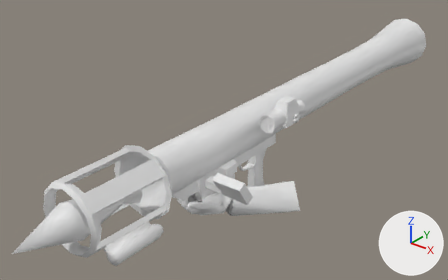
Before and after pictures for a commit that changed the Blender file models/BlenderFiles/SD_v_RPG.blend.
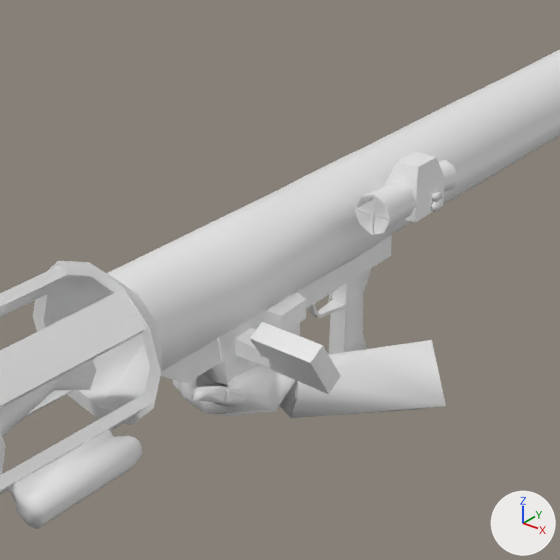
Each version appears first whole from a camera (50 mm lens) standing at (30.6, -56.4, 87.2) and looking at (-10.9, -4.5, 55.1), and next in a close-up on the part from 22% to 78% of the width and 10% to 100% of the height. Lighting does not change. The marker at lower right points along +X, +Y and +Z. Materials are left out; every surface is plain grey.

The scene before the commit, as lines of its bpy script (objects in view):
```python
ob_v_rpg_blowpipe = bpy.data.objects.new('v_rpg_blowpipe', me_v_rpg_blowpipe)
ob_v_rpg_blowpipe.location = (0.0, 0.0, 0.0)
ob_v_rpg_rpg_hand = bpy.data.objects.new('v_rpg_rpg_hand', me_v_rpg_rpg_hand)
ob_v_rpg_rpg_hand.location = (0.0, 0.0, 0.0)
ob_v_rpg_rpg_rocket = bpy.data.objects.new('v_rpg_rpg_rocket', me_v_rpg_rpg_rocket)
ob_v_rpg_rpg_rocket.location = (0.0, 0.0, 0.0)
```
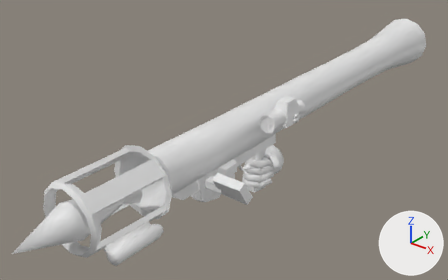
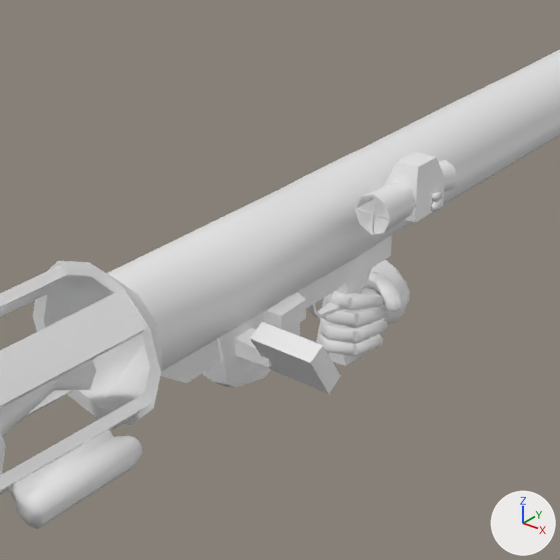
What differs and where, as boxes [x1, y1, x2, y2] in the close-ups (560 x 560 px):
'v_rpg_rpg_hand', mesh rescaled (not visible afterwards)
    before: [172, 340, 446, 418]
part 2 of me_v_rpg_blowpipe, added
    after: [316, 272, 402, 356]
part 3 of me_v_rpg_blowpipe, added
    after: [370, 260, 409, 324]

Edits to the bpy script that builds the scene:
```text
Change me_v_rpg_rpg_hand:
    where me_v_rpg_rpg_hand.from_pydata(...)  # 140 vertices, 269 faces; spans x -9.25..1.61, y -17.57..-5.0, z 49.56..55.61
    used by ob_v_rpg_rpg_hand; location = (0.0, 0.0, 0.0)
    me_v_rpg_rpg_hand part 1: the whole mesh is scaled about its middle by (1.87e-05, 1.87e-05, 1.81e-05), then moved by (-2.76, -3.24, 0.92)
Change me_v_rpg_blowpipe:
    used by ob_v_rpg_blowpipe; location = (0.0, 0.0, 0.0)
    remove me_v_rpg_blowpipe.from_pydata(...)  # 531 vertices, 835 faces; spans x -11.0..-1.1, y -30.4..36.8, z 49.2..62.0
    add me_v_rpg_blowpipe.from_pydata(...)  # 848 vertices, 1446 faces, 3 loose edges; spans x -11.0..-1.1, y -30.4..36.8, z 48.4..62.0
    me_v_rpg_blowpipe part 2: a new loose piece of 228 vertices spanning x -9.8..-4.3, y -4.8..1.8, z 49.2..53.8
    me_v_rpg_blowpipe part 3: a new loose piece of 83 vertices spanning x -10.6..-7.1, y 0.6..3.4, z 48.4..52.2
```
